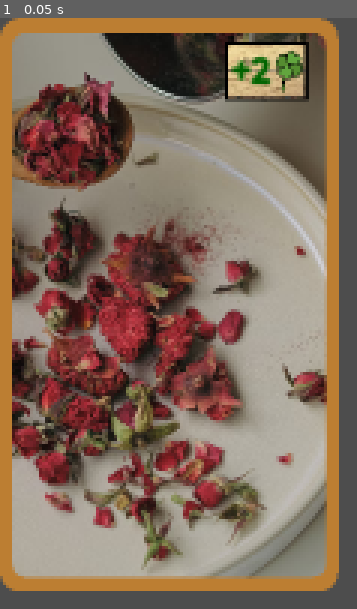
Above: before the commit, frame 1.
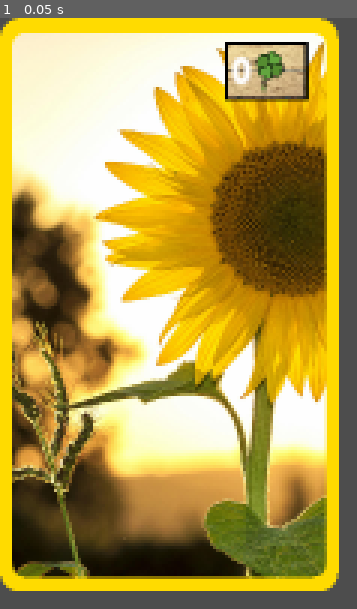
Above: after the commit, the same moment.

Repository: ch4perone/godot_card_game
Game: Godot game, scene res://Cards/card_base.tscn
Same seed, same stepped clock (60 frames per second), same inputs: the game is played once before the commit and once after it.
Inputs:
- Up to frame 1 (0.05 s): no input

The runs differ from the first frame. In frame 1, 90% of the frame differs, in the area x 0-95%, y 0-97%.

Commit message:
Add card and flavor texts

Diff:
--- a/Assets/Cards/cardsDB.gd
+++ b/Assets/Cards/cardsDB.gd
@@ -9,6 +9,8 @@
 			"NAME": "Sunshine",
 			"FILE": "sun.png",
 			"COST": 0,
+			"FLAVOR_TEXT": "What a nice day.",
+			"TEXT": "Increases temperature by 3°C\nDecreases soil humidity by 10%",
 		},
 	CARDS.Rain :
 		{
@@ -23,6 +25,6 @@
 			"NAME": "Rose Petal Tea",
 			"FILE": "rose_tea.png",
 			"COST": 2,
-			"FLAVOR_TEXT": "Drink tea for Good Fortune"
+			"FLAVOR_TEXT": "Drink tea for good fortune"
 		}
 }
--- a/Cards/card_base.gd
+++ b/Cards/card_base.gd
@@ -2,7 +2,7 @@
 
 
 @onready var cardDB = preload("res://Assets/Cards/cardsDB.gd")
-var card_id = "RosePetalTea"
+var card_id = "Sunshine"#"RosePetalTea"
 @onready var card_info = cardDB.DATA[cardDB.CARDS.get(card_id)]
 @onready var card_art_path = "res://Assets/Cards/Art/" + card_info["FILE"]
 @onready var card_border_path = "res://Assets/Cards/" + "card_border_" + card_info["TYPE"].to_lower() + ".png"
@@ -33,17 +33,18 @@
 	$CardUI/TopVBoxContainer/TopBar/Name/CenterContainer/Name.text = card_info["NAME"]
 	$CardUI/TopVBoxContainer/TopBar/Name/CenterContainer/Name.z_index=1
 
-	#if "FLAVOR_TEXT" in card_info.keys():
-	#	print("flavor test")
-	#	var flavor_label = $CardUI/BottomVBoxContainer/BottomBar/VBoxContainer/FlavorText
-	#	flavor_label.add_text(card_info["FLAVOR_TEXT"])
-	#	flavor_label.z_index=1
-	#	flavor_label.pop()
-	#if "TEXT" in card_info.keys():
-	#	var card_text_label = $CardUI/BottomVBoxContainer/BottomBar/VBoxContainer/CardText
-	#	card_text_label.add_text(card_info["TEXT"])
-	#	card_text_label.z_index=1
-	#	card_text_label.pop()
+	if "FLAVOR_TEXT" in card_info.keys():
+		print("flavor test")
+		var flavor_label = $CardUI/BottomVBoxContainer/BottomBar/VBoxContainer/FlavorText
+		flavor_label.push_italics()
+		flavor_label.add_text("\"" + card_info["FLAVOR_TEXT"] + "\"")
+		flavor_label.z_index=1
+		flavor_label.pop()
+	if "TEXT" in card_info.keys():
+		var card_text_label = $CardUI/BottomVBoxContainer/BottomBar/VBoxContainer/CardText
+		card_text_label.add_text(card_info["TEXT"])
+		card_text_label.z_index=1
+		card_text_label.pop()
 
 	$CardUI.visible = false
 
--- a/Cards/card_base.tscn
+++ b/Cards/card_base.tscn
@@ -85,14 +85,35 @@
 layout_mode = 2
 
 [node name="MarginContainer" type="MarginContainer" parent="CardUI/BottomVBoxContainer/BottomBar"]
-custom_minimum_size = Vector2(20, 0)
+custom_minimum_size = Vector2(40, 0)
 layout_mode = 2
 
-[node name="FlavorText" type="RichTextLabel" parent="CardUI/BottomVBoxContainer/BottomBar"]
+[node name="VBoxContainer" type="VBoxContainer" parent="CardUI/BottomVBoxContainer/BottomBar"]
 layout_mode = 2
 
-[node name="CardText" type="RichTextLabel" parent="CardUI/BottomVBoxContainer/BottomBar"]
+[node name="MarginContainer" type="MarginContainer" parent="CardUI/BottomVBoxContainer/BottomBar/VBoxContainer"]
+custom_minimum_size = Vector2(0, 20)
 layout_mode = 2
+
+[node name="FlavorText" type="RichTextLabel" parent="CardUI/BottomVBoxContainer/BottomBar/VBoxContainer"]
+clip_contents = false
+custom_minimum_size = Vector2(300, 50)
+layout_mode = 2
+theme_override_font_sizes/normal_font_size = 20
+theme_override_font_sizes/bold_font_size = 20
+theme_override_font_sizes/italics_font_size = 20
+theme_override_font_sizes/bold_italics_font_size = 20
+theme_override_font_sizes/mono_font_size = 20
+scroll_active = false
+
+[node name="CardText" type="RichTextLabel" parent="CardUI/BottomVBoxContainer/BottomBar/VBoxContainer"]
+custom_minimum_size = Vector2(300, 100)
+layout_mode = 2
+theme_override_font_sizes/normal_font_size = 20
+theme_override_font_sizes/bold_font_size = 20
+theme_override_font_sizes/italics_font_size = 20
+theme_override_font_sizes/bold_italics_font_size = 20
+theme_override_font_sizes/mono_font_size = 20
 
 [node name="Border" type="Sprite2D" parent="."]
 centered = false
